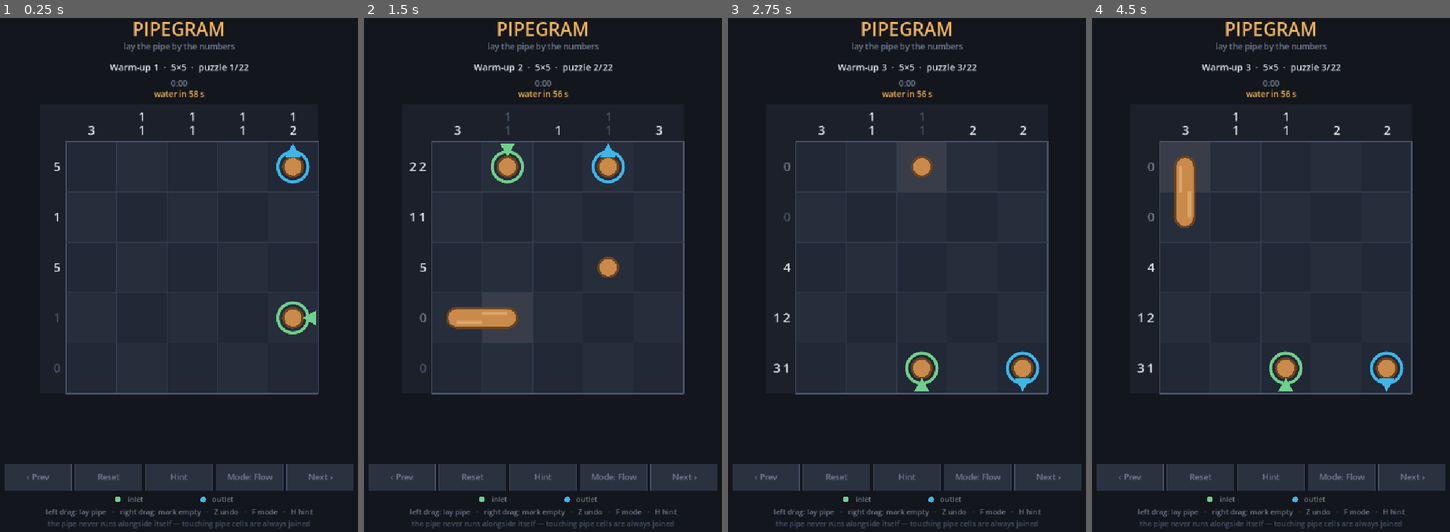
Above: before the commit, frames 1-4 (left to right).
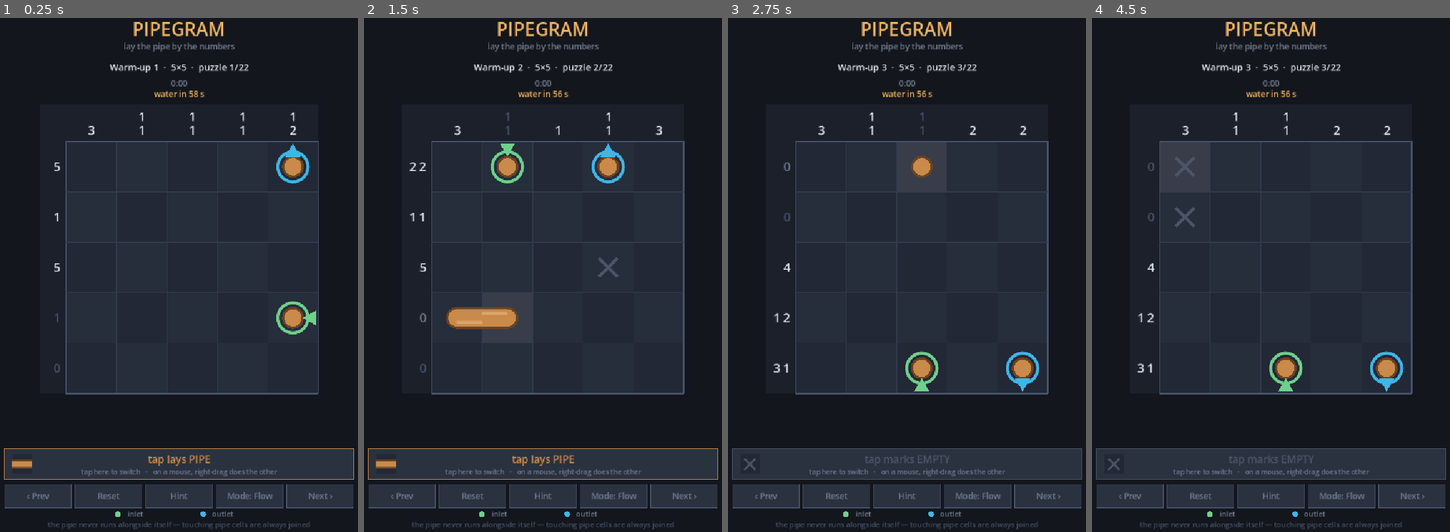
Above: after the commit, the same moments.

Repository: donkeyeatsbacon-web/pipegram
Game: Godot game, scene res://Main.tscn
The game is run twice, just before and just after one commit, with the same random seed, the same clock (stepped at 60 frames per second) and the same inputs.
Inputs (mouse positions are in pixels of both pictures, inside the frame that each line leads up to):
- Up to frame 1 (0.25 s): no input
- Up to frame 2 (1.5 s): tap Enter at 0.5 s; move the mouse to (625, 244) at 0.52 s; hold Right 0.53-1.25 s; tap Tab at 0.6 s; click (625, 244) at 0.67 s; tap Space at 0.77, 0.8, 1.07 s; drag from (467, 295) to (525, 372) at 1.27 s
- Up to frame 3 (2.75 s): tap Space at 2, 2.3 s; move the mouse to (942, 156) at 2.02 s; hold Right from 2.03 s (still down); tap Tab at 2.1 s; click (942, 156) at 2.17 s
- Up to frame 4 (4.5 s): release Right at 2.75 s; tap Enter at 2.75 s; drag from (1253, 372) to (1160, 192) at 2.77 s; tap Space at 3.5, 3.77, 3.8, 4.07 s; move the mouse to (1381, 346) at 3.52 s; hold Left 3.53-4.25 s; tap N at 3.6 s; click (1381, 346) at 3.67 s; drag from (1160, 192) to (1217, 141) at 4.27 s

The runs differ from the first frame. In frame 1, 8.3% of the frame differs, in the area x 1-99%, y 83-100%; in frame 2, 8.6%; in frame 3, 8.3%; in frame 4, 9.1%, in the area x 1-99%, y 26-100%.

Commit message:
Touch support and a web export
A phone has no right button, and marking cells empty was right-drag, so the
game was unplayable on touch. Add a tap-mode toggle -- a wide button saying
"tap lays PIPE" or "tap marks EMPTY" -- as the primary control. Right-drag
still paints the other mark on a mouse, so desktop play is unchanged.

Laying pipe already worked on touch: Godot's emulate_mouse_from_touch turns a
finger drag into a left-button drag.

Also add a Web export preset with thread_support off, so the build runs on
hosts that do not send COOP/COEP headers (GitHub Pages, itch.io). Verified in
a browser: pipe joins the inlet, the toggle switches, X marks place, no
console errors.

The board shrinks slightly to make room for the two button rows.

Co-Authored-By: Claude Opus 5 <noreply@anthropic.com>

Diff:
--- a/scripts/Main.gd
+++ b/scripts/Main.gd
@@ -117,6 +117,10 @@
 var clue_font := 18
 
 # input
+# What a plain drag paints. On a desktop the right button does the opposite, but
+# a phone has no right button, so this toggle is the only way to reach both.
+# Godot's emulate_mouse_from_touch is on, so a finger arrives as a left drag.
+var paint_mode := PIPE
 var dragging := false
 var drag_to := UNKNOWN
 var painted: Dictionary = {}
@@ -383,7 +387,7 @@
 func _layout() -> void:
 	var avail_w := VW - 40.0
 	# board bottom lands at 196 + avail_h, which must stay clear of the banner
-	var avail_h := 640.0
+	var avail_h := 620.0
 
 	# The gutters have to hold the longest clue in either direction, so size
 	# the cells and the gutters together: two passes settle it.
@@ -434,6 +438,10 @@
 	if not _in_grid(c):
 		return BLOCKED       # outside the grid counts as "no pipe"
 	return marks[c.y][c.x]
+
+
+func _other_mark(m: int) -> int:
+	return BLOCKED if m == PIPE else PIPE
 
 
 func _is_given(c: Vector2i) -> bool:
@@ -658,15 +666,15 @@
 			var left := mb.button_index == MOUSE_BUTTON_LEFT
 			if not left and mb.button_index != MOUSE_BUTTON_RIGHT:
 				return
+			var want: int = paint_mode if left else _other_mark(paint_mode)
 			if _is_given(c):
 				# A tap is fixed pipe, so taking its mark as the drag mode would
 				# turn the gesture into an eraser. Starting a drag at the inlet
-				# is how you naturally begin, so make it lay pipe outwards.
-				drag_to = PIPE if left else BLOCKED
-			elif left:
-				drag_to = UNKNOWN if cur == PIPE else PIPE
+				# is how you naturally begin, so make it paint outwards.
+				drag_to = want
 			else:
-				drag_to = UNKNOWN if cur == BLOCKED else BLOCKED
+				# dragging off a cell that already has this mark rubs it out
+				drag_to = UNKNOWN if cur == want else want
 			dragging = true
 			painted = {c: true}
 			_set_mark(c, drag_to)
@@ -683,6 +691,7 @@
 			KEY_H: _do_action("hint")
 			KEY_M: _do_action("errors")
 			KEY_F: _do_action("mode")
+			KEY_SPACE, KEY_TAB: _do_action("tap")
 			KEY_Z: _undo()
 			KEY_ESCAPE: get_tree().quit()
 
@@ -724,6 +733,9 @@
 				pressure_left = PRESSURE_SECONDS
 				grace_left = GRACE_BASE + GRACE_PER_CELL * float(sol_path.size())
 				queue_redraw()
+		"tap":
+			paint_mode = _other_mark(paint_mode)
+			queue_redraw()
 		"hint": _give_hint()
 
 
@@ -1046,11 +1058,35 @@
 		["‹ Prev", "prev", false], ["Reset", "reset", false], ["Hint", "hint", false],
 		[mode_label, "mode", mode_off], ["Next ›", "next", false],
 	]
+	# --- what a tap does: the primary control once there is no right button --
+	var tr := Rect2(20.0, 908.0, VW - 40.0, 64.0)
+	var laying := paint_mode == PIPE
+	var tint := C_PIPE if laying else C_BLOCK
+	draw_rect(tr, C_BTN_HOT if tr.has_point(mouse) else C_BTN, true)
+	draw_rect(tr, tint, false, 2.0)
+
+	# a swatch of what a tap puts down
+	var sw := Rect2(tr.position + Vector2(16.0, 12.0), Vector2(40.0, 40.0))
+	draw_rect(sw, C_CELL, true)
+	var sc := sw.position + sw.size * 0.5
+	if laying:
+		draw_line(sc - Vector2(20, 0), sc + Vector2(20, 0), C_PIPE_DARK, 17.0, true)
+		draw_line(sc - Vector2(20, 0), sc + Vector2(20, 0), C_PIPE, 11.0, true)
+	else:
+		draw_line(sc + Vector2(-11, -11), sc + Vector2(11, 11), C_BLOCK, 4.0, true)
+		draw_line(sc + Vector2(-11, 11), sc + Vector2(11, -11), C_BLOCK, 4.0, true)
+
+	_text_c("tap lays PIPE" if laying else "tap marks EMPTY",
+			Vector2(VW * 0.5, 938), 21, tint)
+	_text_c("tap here to switch   ·   on a mouse, right-drag does the other",
+			Vector2(VW * 0.5, 961), 14, C_TEXT_DIM)
+	buttons.append({"rect": tr, "action": "tap"})
+
 	var total := VW - 40.0
 	var gap := 8.0
 	var bw := (total - gap * (labels.size() - 1)) / labels.size()
-	var by := 940.0
-	var bh := 54.0
+	var by := 982.0
+	var bh := 48.0
 	for i in labels.size():
 		var r := Rect2(20.0 + i * (bw + gap), by, bw, bh)
 		var off: bool = labels[i][2]
@@ -1063,16 +1099,14 @@
 		buttons.append({"rect": r, "action": labels[i][1]})
 
 	# legend for the two taps
-	var ly := 1018.0
+	var ly := 1048.0
 	draw_circle(Vector2(254, ly - 5), 6.0, C_GOOD)
 	_text_c("inlet", Vector2(290, ly), 15, C_TEXT_DIM)
 	draw_circle(Vector2(430, ly - 5), 6.0, C_WATER)
 	_text_c("outlet", Vector2(470, ly), 15, C_TEXT_DIM)
 
-	_text_c("left drag: lay pipe   ·   right drag: mark empty   ·   Z undo   ·   F mode   ·   H hint",
-			Vector2(VW * 0.5, 1044), 15, C_TEXT_DIM)
 	_text_c("the pipe never runs alongside itself — touching pipe cells are always joined",
-			Vector2(VW * 0.5, 1068), 15, C_TEXT_DONE)
+			Vector2(VW * 0.5, 1070), 15, C_TEXT_DONE)
 
 
 func _draw_burst() -> void:
@@ -1091,29 +1125,29 @@
 
 
 func _draw_lost_banner() -> void:
-	var r := Rect2(20.0, 842.0, VW - 40.0, 88.0)
+	var r := Rect2(20.0, 820.0, VW - 40.0, 80.0)
 	draw_rect(r, Color(C_BAD.r * 0.26, C_BAD.g * 0.12, C_BAD.b * 0.16, 0.95), true)
 	draw_rect(r, C_BAD, false, 2.0)
-	_text_c("BURST", Vector2(VW * 0.5, 880), 30, C_BAD)
+	_text_c("BURST", Vector2(VW * 0.5, 854), 28, C_BAD)
 	var laid := _laid_prefix()
 	var why := "the water caught up with your plumbing"
 	if _find_leak(int(flow_pos)).x >= 0:
 		why = "the water found pipe that was never on the route"
 	_text_c("%s — %d of %d cells laid. Click to try again."
 			% [why, laid, sol_path.size()],
-			Vector2(VW * 0.5, 912), 16, C_TEXT)
+			Vector2(VW * 0.5, 884), 16, C_TEXT)
 
 
 func _draw_banner() -> void:
-	var r := Rect2(20.0, 842.0, VW - 40.0, 88.0)
+	var r := Rect2(20.0, 820.0, VW - 40.0, 80.0)
 	draw_rect(r, Color(C_GOOD.r * 0.18, C_GOOD.g * 0.3, C_GOOD.b * 0.22, 0.95), true)
 	draw_rect(r, C_GOOD, false, 2.0)
-	_text_c("WATER'S ON", Vector2(VW * 0.5, 880), 30, C_GOOD)
+	_text_c("WATER'S ON", Vector2(VW * 0.5, 854), 28, C_GOOD)
 	var mins := int(elapsed) / 60
 	var secs := int(elapsed) % 60
 	_text_c("%d cells of pipe in %d:%02d — click anywhere for the next one"
 			% [solution.size(), mins, secs],
-			Vector2(VW * 0.5, 912), 16, C_TEXT)
+			Vector2(VW * 0.5, 884), 16, C_TEXT)
 
 
 # ---- text helpers --------------------------------------------------------
Not shown, added: export_presets.cfg
